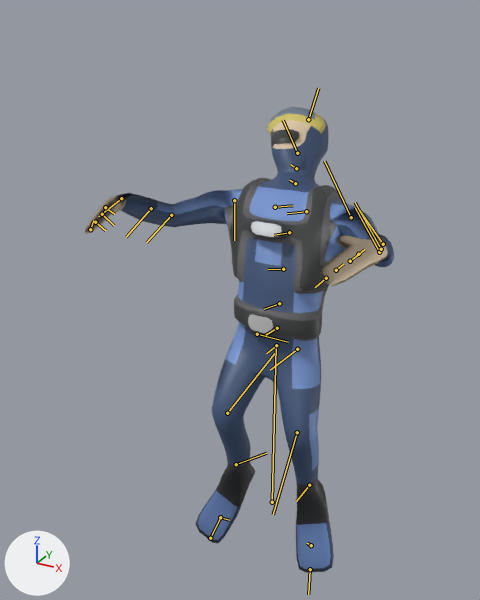
A saved change to the FBX model ProjectNautilus/Assets/Characters/Steve/Steve_TakingDamage.fbx.
The view is the same before and after, from a 50 mm lens placed at (0.99, -2.08, 1.97), pointed at (-0.11, -0.09, 0.97). The lights are fixed; the arrows at lower left show +X, +Y and +Z. Both versions are drawn at frame 10 of the action 'TakingDamage'; the numbers are the values there. The bones that bend it are drawn over the model as lines.

Names of what the first picture shows: 'ScubaSteve'.
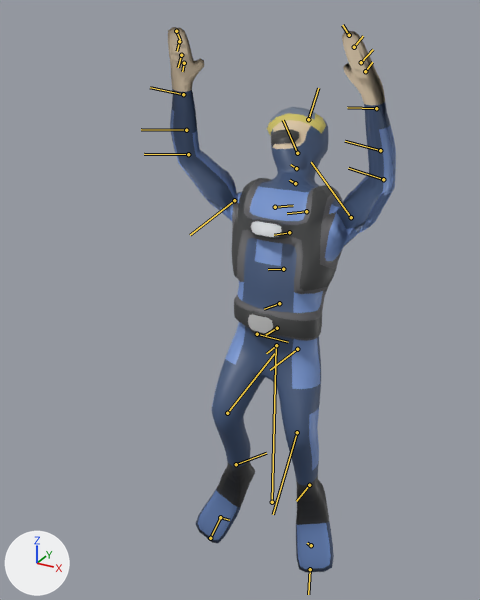
Location of each change, (x1, y1, x2, y2) in pixels of the pictures (480 x 600 px):
'ScubaSteve', posed (26% narrower, 17% taller): before (84, 107, 394, 572); after (168, 27, 396, 572)
bone 'upperarm_l_BIND', root to tip: before (351, 217) to (324, 161); after (351, 217) to (311, 162)
bone 'hand_l_BIND', root to tip: before (383, 244) to (359, 210); after (376, 108) to (347, 107)
bone 'upperarm_r_BIND', root to tip: before (234, 200) to (234, 240); after (234, 200) to (190, 235)
bone 'hand_r_BIND', root to tip: before (121, 198) to (98, 216); after (183, 94) to (150, 87)

What the commit changed:
Bone 'upperarm_l_BIND' (bone_upperarm_l_bind) turns from (-7, 32, 47) to (33, 55, 119) degrees about its own x, y and z.
Bone 'hand_l_BIND' (bone_hand_l_bind) turns from (11, -34, -13) to (9, -3, -7) degrees about its own x, y and z.
Bone 'upperarm_r_BIND' (bone_upperarm_r_bind) turns from (-6, 36, 46) to (40, 55, 123) degrees about its own x, y and z.
Bone 'hand_r_BIND' (bone_hand_r_bind) turns from (13, -33, -12) to (11, -2, -5) degrees about its own x, y and z.
